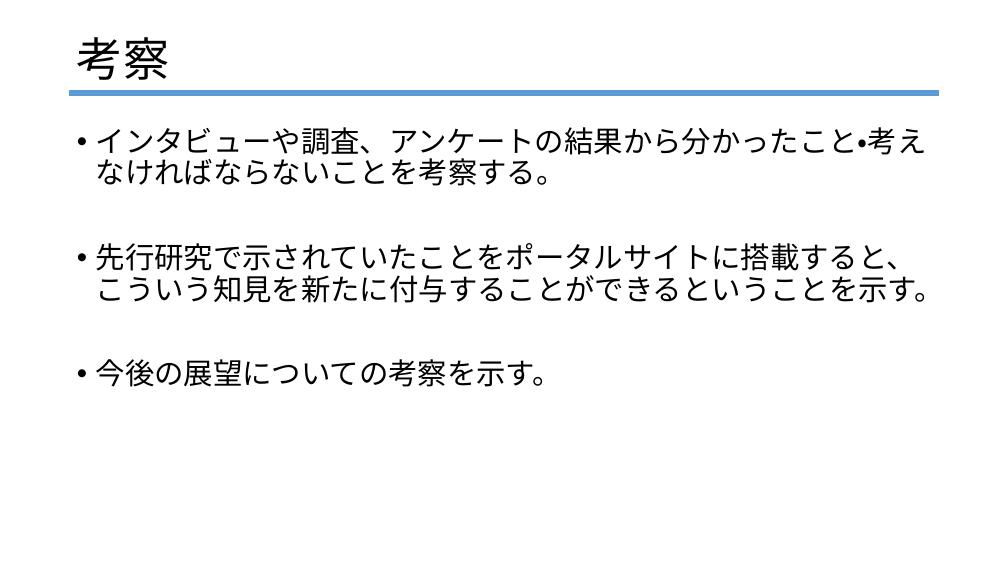
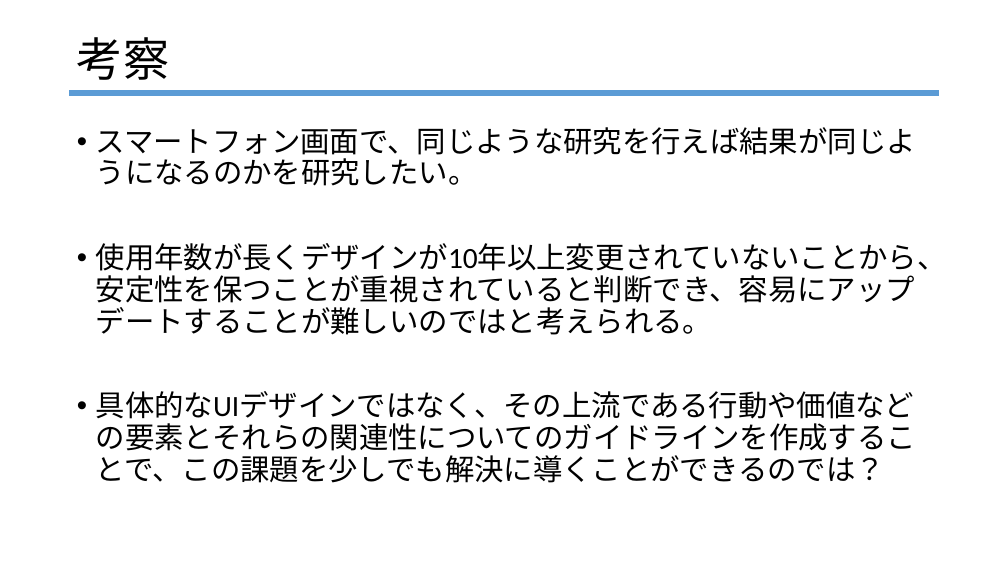
Before and after one commit to R4HB02-teamR/-R, a slide deck: slide 33 of progress/樫本/卒研発表リハ.pptx (slide 30 before the commit). Drawn at 1008x567 pixels with LibreOffice and Linux fonts; fonts in the diff are those of the drawing. Boxes give left, top, right and bottom in pixels: in the first picture for what was removed or moved away, otherwise in the second. Text is boxed around its words. In the diff, an @@ line names an element or a change of style, - is before the commit and + after.

```diff
--- a/progress/樫本/卒研発表リハ.pptx
+++ b/progress/樫本/卒研発表リハ.pptx
@@ text at (96,127,947,483): text changed @@
-• インタビューや調査、アンケートの結果から分かったこと・考えなければならないことを考察する。
-• 先行研究で示されていたことをポータルサイトに搭載すると、こういう知見を新たに付与することができるということを示す。
-• 今後の展望についての考察を示す。
+• スマートフォン画面で、同じような研究を行えば結果が同じようになるのかを研究したい。
+• 使用年数が長くデザインが10年以上変更されていないことから、安定性を保つことが重視されていると判断でき、容易にアップデートすることが難しいのではと考えられる。
+• 具体的なUIデザインではなく、その上流である行動や価値などの要素とそれらの関連性についてのガイドラインを作成することで、この課題を少しでも解決に導くことができるのでは？
```
Also in this commit, not shown: 11 other slides changed, 5 slides added.
